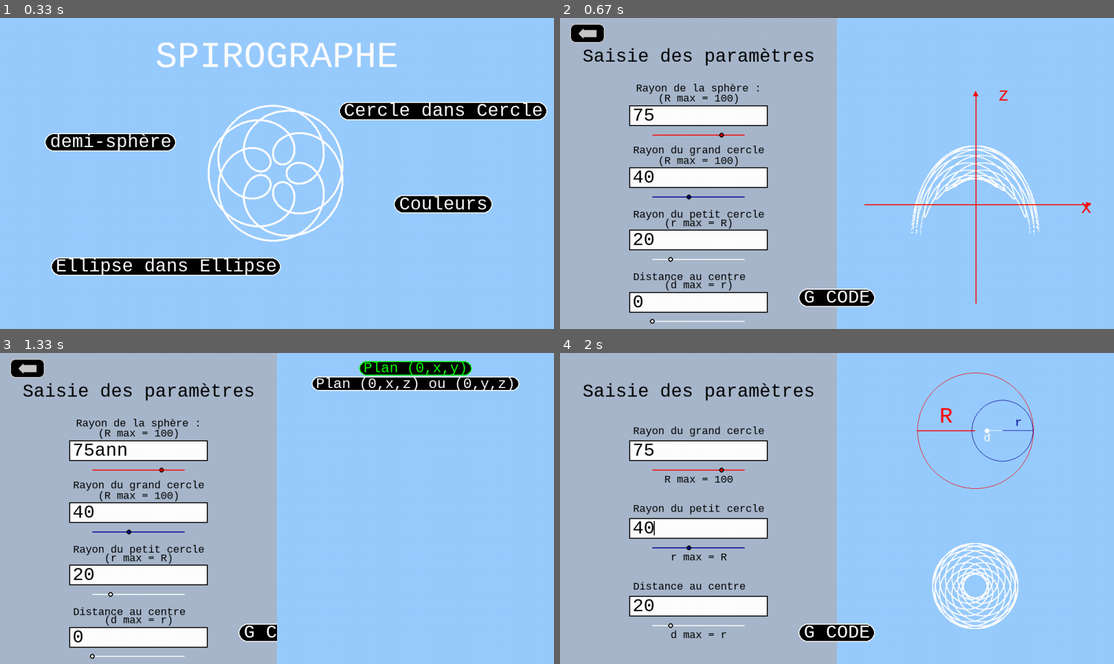
Above: before the commit, frames 1-4 (two rows, left to right).
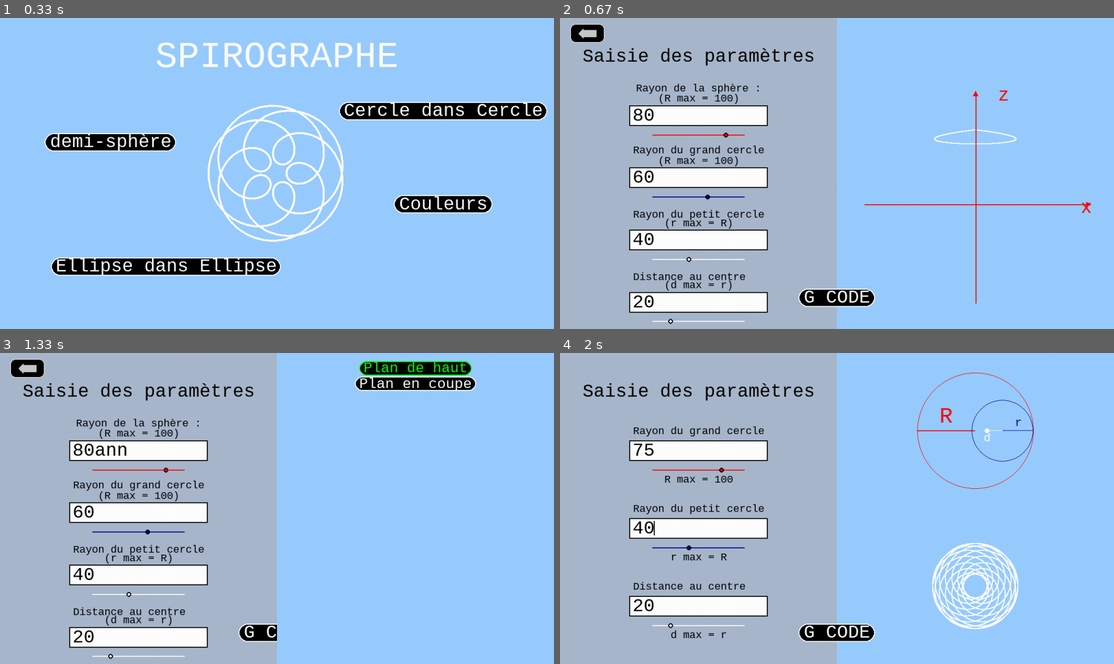
Above: after the commit, the same moments.

Repository: Nashoba1er/SPIROGRAPHE
Game: pygame game, started from logiciel spirographe.py
Same seed, same stepped clock (60 frames per second), same inputs: the game is played once before the commit and once after it.
Inputs (mouse positions are in pixels of both pictures, inside the frame that each line leads up to):
- Up to frame 1 (0.33 s): no input
- Up to frame 2 (0.67 s): click "demi-sphère" at 0.38 s
- Up to frame 3 (1.33 s): click (415, 368) at 0.72 s, where only the run after the commit has a clickable "Plan de haut"; type "ann" at 1 s
- Up to frame 4 (2 s): tap Enter at 1.33 s; click (587, 368) at 1.6 s; click "Cercle dans Cercle" at 1.93 s

Frame 1 is identical in both runs. In frame 2, 1.9% of the frame differs, in the area x 13-87%, y 29-99%; in frame 3, 1.6%; in frame 4, nothing differs.

Commit message:
connect backend-frontend

Diff:
--- a/logiciel spirographe.py
+++ b/logiciel spirographe.py
@@ -466,6 +466,11 @@
 
     # mise à jour de la valeur du champ :
     param = int(((pos_curseur_x-pos_x+width/2))/width * 100)
+    if param > 100 :
+        param = 100
+    if param < 0:
+        param = 0
+
     lines[num_curseur] = str(param)
 
     if d_equal_r and num_curseur == 1:
@@ -992,7 +997,6 @@
     for i in range(4):
         ecrit3D(i)
         if i != current_line:
-            #draw.rect(screen,couleur("WHITE"),[window_width/8 + cursor_position * taille_carac + taille_carac/4,(current_line)*window_height/4+9*window_height/32 + 0.15*window_height/15,2,0.7*window_height/15],0)
             draw.rect(screen,couleur("WHITE"),[window_width/8 + cursor_position * taille_carac + taille_carac/4,(current_line)*window_height/5-9*window_height/32,2,0.7*window_height/15],0)
     ecrit3D(current_line)
     curseurs_init3D()
@@ -1148,7 +1152,7 @@
                 cursor_position += 1
                 modifie_rayons3D(lines2,numéro)
 
-def modifie_rayons3D(lines,numéro):
+def modifie_rayons3D(lines2,numéro):
     '''
     entrée :
         le contenu des champs
@@ -1159,17 +1163,18 @@
             affiche le rendu et le schéma
     '''
     draw.rect(screen,couleur_fond,[window_width/2, 3*window_height/20, window_width/2, 17*window_height/20],0)
-    if is_float(lines[0]) and is_float(lines[1]) and is_float(lines[2]):
-        r1 = float(lines[0])*(window_height/4)/100
-        r2 = float(lines[1])*(window_height/4)/100
-        p = float(lines[2])*(window_height/4)/100
-
-        rendu3D(r1,r2,p,couleur_rendu,numéro)
+    if is_float(lines2[0]) and is_float(lines2[1]) and is_float(lines2[2]) and is_float(lines2[3]):
+        Rsph = float(lines2[0])*(window_height/4)/100
+        r1 = float(lines2[1])*(window_height/4)/100
+        r2 = float(lines2[2])*(window_height/4)/100
+        p = float(lines2[3])*(window_height/4)/100
+
+        rendu3D(r1,r2,p,couleur_rendu,numéro,Rsph)
 
 def bouton_xy(pos):
     #Ajout pour les boutons
     res = False
-    message = "Plan (0,x,y)"
+    message = "Plan de haut"
     (cursor_x, cursor_y) = pos
     police_taille2 = police_taille-8
     width = police_taille2*3/5*(len(message)+1)
@@ -1191,7 +1196,7 @@
 
     #Ajout pour les boutons
     res = False
-    message = "Plan (0,x,z) ou (0,y,z)"
+    message = "Plan en coupe"
     (cursor_x, cursor_y) = pos
     police_taille2 = police_taille-8
     width = police_taille2*3/5*(len(message)+1)
@@ -1284,7 +1289,7 @@
     else :
         draw.rect(screen,couleur_curseur,[pos_x - width/2,pos_y,width,2],0)
 
-def rendu3D(r1,r2,p,couleur_rendu,numéro):
+def rendu3D(r1,r2,p,couleur_rendu,numéro, Rsphere):
     '''
     entrée :
         r1 : rayon du grand cercle
@@ -1297,7 +1302,7 @@
     centre_x, centre_y = 3*window_width/4,window_height/2
     if not (r1 > window_height/4 or r2 >= r1 or p > r2) :
         #draw.circle(screen,BLUE,(3*window_width/4,3*window_height/4),r1,1)
-        point_x, point_y, point_z = points3D(6000.0, 10000, r1, r2, p)
+        point_x, point_y, point_z = points3D(6000.0, 10000, r1, r2, p, Rsphere)
         if numéro == 1:
             for i in range(10000):
                 draw.circle(screen,couleur_rendu,(centre_x+1.7*point_x[i],centre_y + window_height/10+1.7*point_y[i]),1)
@@ -1326,7 +1331,7 @@
             ecriture("z",couleur("RED"),police_taille,(centre_x + window_width/20, centre_y - window_height / 4))
     bouton_gcode((0,0))
 
-def zoom_rendu3D(lines, numéro):
+def zoom_rendu3D(lines2, numéro):
     '''
     entrée :
         r1 : rayon du grand cercle
@@ -1337,15 +1342,16 @@
         affiche le rendu
     '''
     global run_zoom_rendu,couleur_g_cercle,couleur_p_cercle,couleur_fond
-    if is_float(lines[0]) and is_float(lines[1]) and is_float(lines[2]):
-        r1 = float(lines[0])*(window_height/2)/100
-        r2 = float(lines[1])*(window_height/2)/100
-        p = float(lines[2])*(window_height/2)/100
+    if is_float(lines2[0]) and is_float(lines2[1]) and is_float(lines2[2]) and is_float(lines2[3]):
+        Rsphere = float(lines2[0])*(window_height/2)/100
+        r1 = float(lines2[1])*(window_height/2)/100
+        r2 = float(lines2[2])*(window_height/2)/100
+        p = float(lines2[3])*(window_height/2)/100
     centre_x, centre_y = window_width/2,window_height/2
     if not (r1 > window_height/2 or r2 >= r1 or p > r2) :
         screen.fill(couleur_fond)
         #draw.circle(screen,BLUE,(3*window_width/4,3*window_height/4),r1,1)
-        point_x, point_y, point_z = points3D(12000.0, 75000, r1, r2, p)
+        point_x, point_y, point_z = points3D(12000.0, 75000, r1, r2, p, Rsphere)
         if numéro == 1:
             for i in range(75000):
                 draw.circle(screen,couleur_rendu,(centre_x+point_x[i],centre_y+point_y[i]),1)
@@ -1355,17 +1361,21 @@
     else :
         run_zoom_rendu = False
 
-def points3D(theta_max, N, petit_r, grand_r, p) :
+def points3D(theta_max, N, petit_r, grand_r, p,Rsphere) :
     theta = linspace(0.0, theta_max, N)
     diff_r = grand_r - petit_r
     q = 1.0 - (grand_r/petit_r) #arrangez vous pour que ce rapport soit différent de 1/2
     x = []
     y = []
     z = []
+    print (Rsphere)
     for i in range ( N ) :
         new_x = diff_r*cos(theta[i]) + p * cos(q*theta[i])
         new_y = diff_r*sin(theta[i]) + p * sin(q*theta[i])
-        new_z = - sqrt(grand_r**2 - new_x**2 + new_y**2)
+        if (grand_r - petit_r + p < float(Rsphere)):
+            new_z = - sqrt(float(Rsphere)**2 - new_x**2 - new_y**2)
+        #else:
+
         x.append(new_x)
         y.append(new_y)
         z.append(new_z)
@@ -1421,15 +1431,16 @@
         print("le motif est trop grand pour la sphere")
     return res
 
-def generate_gcode_points(points, extrusion_rate=0.05, layer_height=0.2):
+def generate_gcode_points(points, ep, extrusion_rate=0.05, layer_height=0.2):
   #genere le gcode à partir d'une liste de points
+  #ep = epaisseur des lignes imprimées en millimètres
     gcode = []
     gcode.append("; Début du fichier G-code")
     gcode.append("G21 ; Unités en millimètres")
     gcode.append("G90 ; Mode de positionnement absolu")
     gcode.append("G28 ; Aller à l'origine")
     gcode.append("G92 E0 ; Réinitialiser l'extrusion")
-    gcode.append("G1 Z0.2 F300 ; Début à la window_height de couche initiale")
+    gcode.append("G1 Z0.2 F300 ; Début à la hauteur de couche initiale")
     extrusion = 0
     for i, point in enumerate(points):
         x, y, z = point
@@ -1438,8 +1449,8 @@
         else:
             distance = ((points[i][0] - points[i - 1][0]) ** 2 +
                         (points[i][1] - points[i - 1][1]) ** 2 +
-                        (points[i][2] - points[i - 1][2]) * 2) * 0.5
-            extrusion += distance * extrusion_rate
+                        (points[i][2] - points[i - 1][2]) ** 2) ** 0.5
+            extrusion += distance * extrusion_rate * ep * layer_height
             gcode.append(f"G1 X{x:.6f} Y{y:.6f} Z{z:.6f} E{extrusion:.4f}")
     gcode.append("G1 E-1 F300 ; Rétractation")
     gcode.append("G28 ; Retour à l'origine")
@@ -1448,13 +1459,13 @@
     gcode.append("; Fin du fichier G-code")
     return "\n".join(gcode)
 
-def write_gcode (theta_max, N, petit_r, grand_r, p, Rsphere) :
+def write_gcode (theta_max, N, petit_r, grand_r, p, Rsphere, ep) :
   points = points_3d (theta_max, N, petit_r, grand_r, p, Rsphere)
-  gcode = generate_gcode_points (points)
+  gcode = generate_gcode_points (points, ep)
   if (Rsphere>=(grand_r - petit_r + p)) :
-    gcode_name = f"{theta_max:.0f}_{N}_{petit_r:.0f}_{grand_r:.0f}_{p:.0f}_{Rsphere:.0f}.gcode"
+    gcode_name = f"{theta_max:.0f}_{N}_{petit_r:.0f}_{grand_r:.0f}_{p:.0f}_{ep:.3f}_{Rsphere:.0f}.gcode"
   elif (Rsphere==0) :
-    gcode_name = f"{theta_max:.0f}_{N}_{petit_r:.0f}_{grand_r:.0f}_{p:.0f}_a_plat.gcode"
+    gcode_name = f"{theta_max:.0f}_{N}_{petit_r:.0f}_{grand_r:.0f}_{p:.0f}_{ep:.3f}_a_plat.gcode"
   return gcode_name, gcode
 
 def sauvegarde_fichier_gcode(name, content):
@@ -1511,7 +1522,7 @@
     display.flip()
 
 def sauvegarde_g_code(theta_max, N, petit_r, grand_r, p, Rsphere):
-    gcode_name, gcode = write_gcode (theta_max, N, petit_r, grand_r, p, Rsphere)
+    gcode_name, gcode = write_gcode (theta_max, N, petit_r, grand_r, p, Rsphere, ep=0.4)
     chemin_fichier = sauvegarde_fichier_gcode(gcode_name, gcode)
     if chemin_fichier:
         print(f"Fichier enregistré à : {chemin_fichier}")
@@ -1586,7 +1597,7 @@
 police = font.SysFont("Courier New", police_taille)  # Police par défaut, taille 36
 character_limit = 7  # Limite de caractères par ligne
 lines = ['75','40','20']  # Liste des lignes de texte
-lines2 = ['75', '40', '20', '0'] # Liste des lignes de texte pour 3D
+lines2 = ['80', '60', '40', '20'] # Liste des lignes de texte pour 3D
 current_line = 0  # Index de la ligne courante
 cursor_position = 2
 couleur_g_cercle = couleur("RED")
